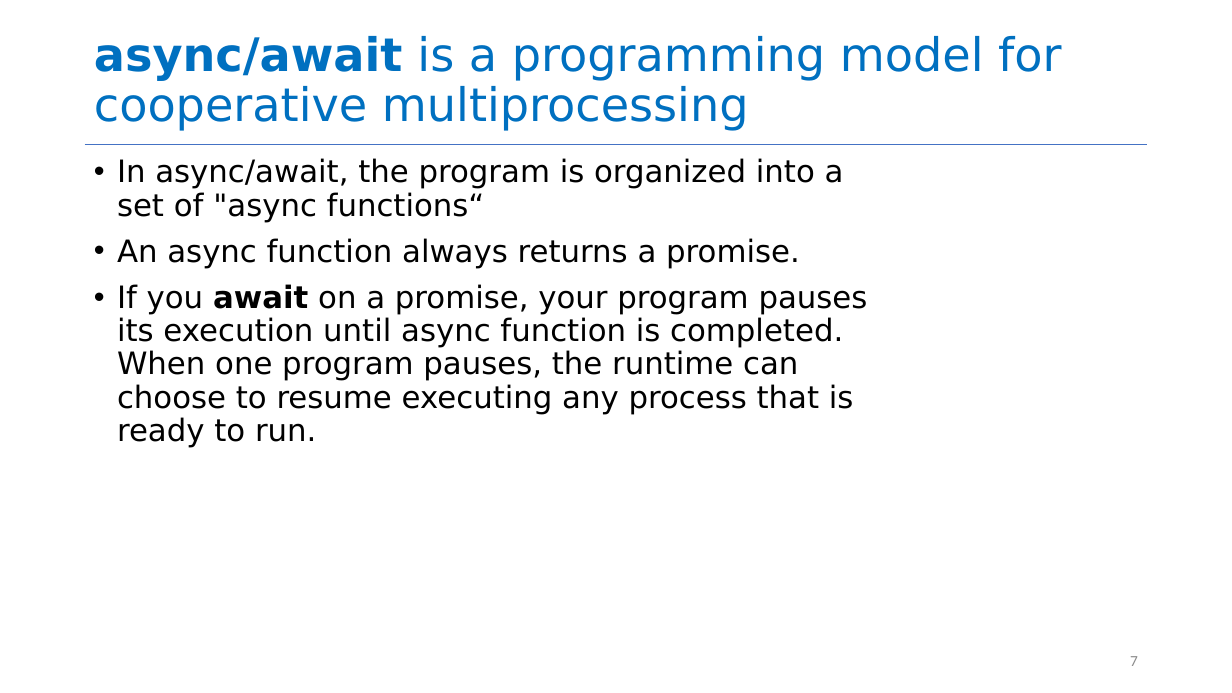
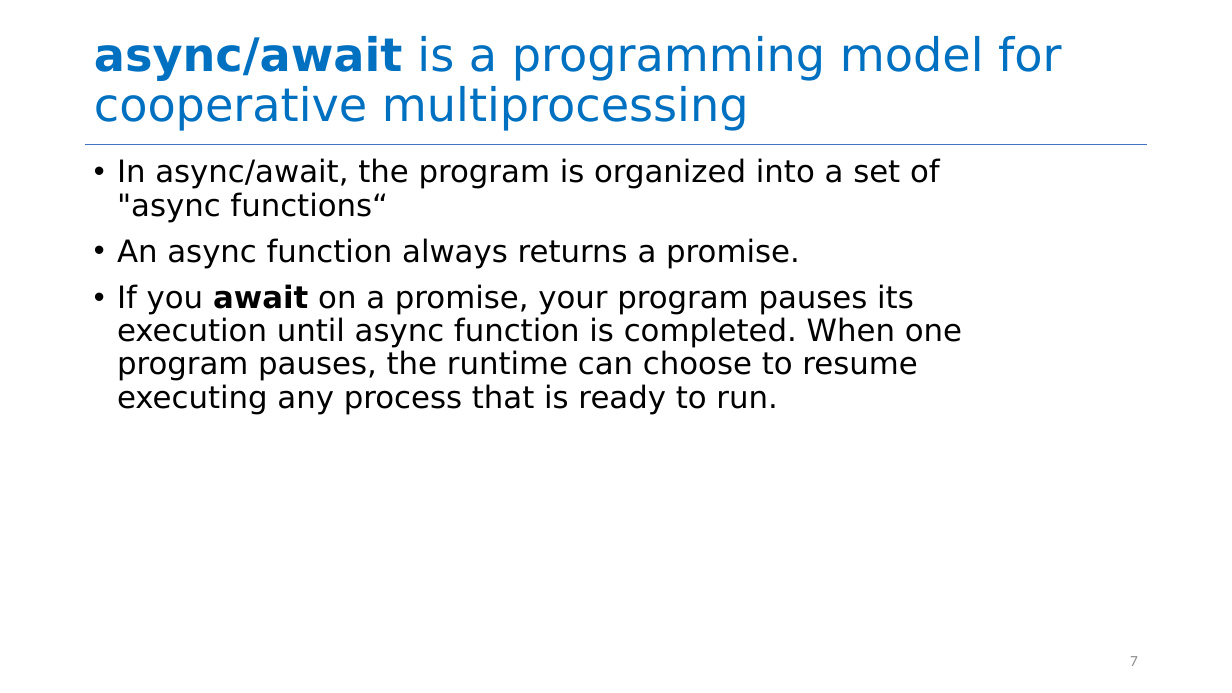
Before and after one commit to neu-se/CS4530-Fall-2026, a slide deck: slide 7 of Slides/Module 08 Concurrency.pptx. Drawn at 1232x693 pixels with LibreOffice and Linux fonts; fonts in the diff are those of the drawing. Boxes give left, top, right and bottom in pixels: in the first picture for what was removed or moved away, otherwise in the second. Text is boxed around its words. In the diff, an @@ line names an element or a change of style, - is before the commit and + after.

```diff
--- a/Slides/Module 08 Concurrency.pptx
+++ b/Slides/Module 08 Concurrency.pptx
@@ text "In async/await, the program is ..." rewrapped from (117,158,868,448) to (117,158,962,414) @@
```
Also in this commit, not shown: 3 other slides changed, 1 other file.
